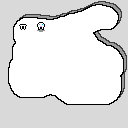
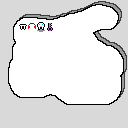
Revision of a layered (128, 128) image; what changed, layer by layer:
added layer "key" above "headphones" over [47, 23, 53, 31]
added layer "headphones" above "table" over [28, 23, 36, 29]
